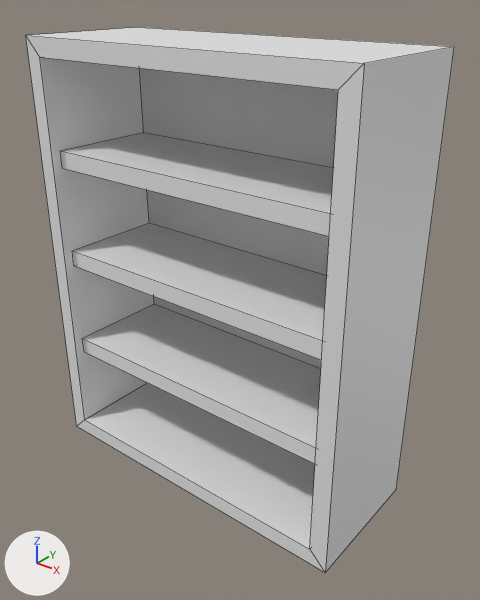
Before and after pictures for a commit that changed the FBX model Assets/Meshes/Shelf.fbx.
Before and after are seen from a camera (50 mm lens) standing at (2.21, -2.62, 2.78) and looking at (0.1, 0.02, 1.14). The axes (+X, +Y, +Z) are drawn at lower left. The lights are the same throughout. Mesh edges are drawn as thin lines. Where no turn or scale is listed for an object, it has been applied to the vertices.

Objects in the first picture: 'Shelf'.
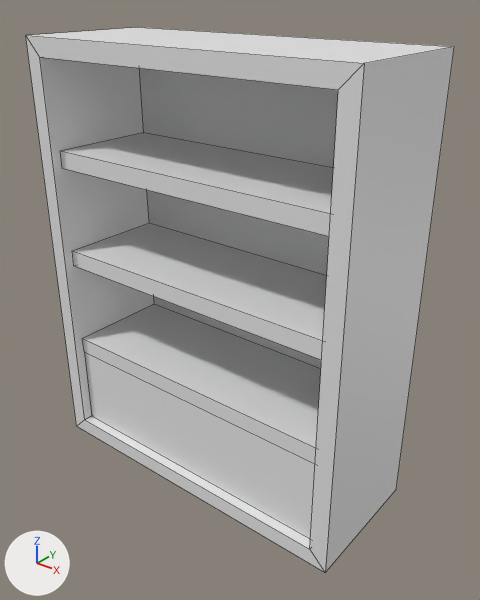
Commit message: Added Shelf Interaction Points

The change, as a list of edits to the scene's bpy script:
```text
Add me_cube_012:
    me_cube_012.from_pydata([(-0.9, -0.34, 0.6), (0.9, -0.34, 0.6), (-0.9, -0.34, 0.1), (0.9, -0.34, 0.1)], [], [(1, 0, 2, 3)])
Add ob_interaction_point:
    ob_interaction_point = bpy.data.objects.new('Interaction_Point', me_cube_012)
    ob_interaction_point.location = (0.0, 0.001, 0.003)
```

Changed parts and their boxes (x1, y1, x2, y2) in the pictures (480 x 600 px):
'Interaction_Point', added
    after: (84, 352, 315, 539)
